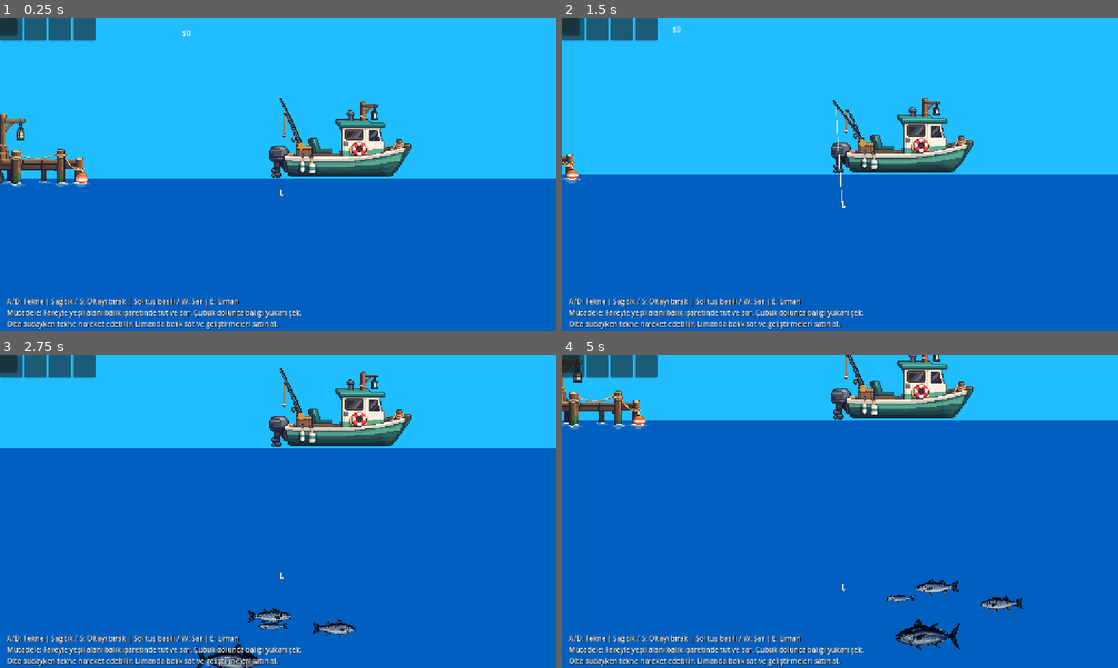
Above: before the commit, frames 1-4 (two rows, left to right).
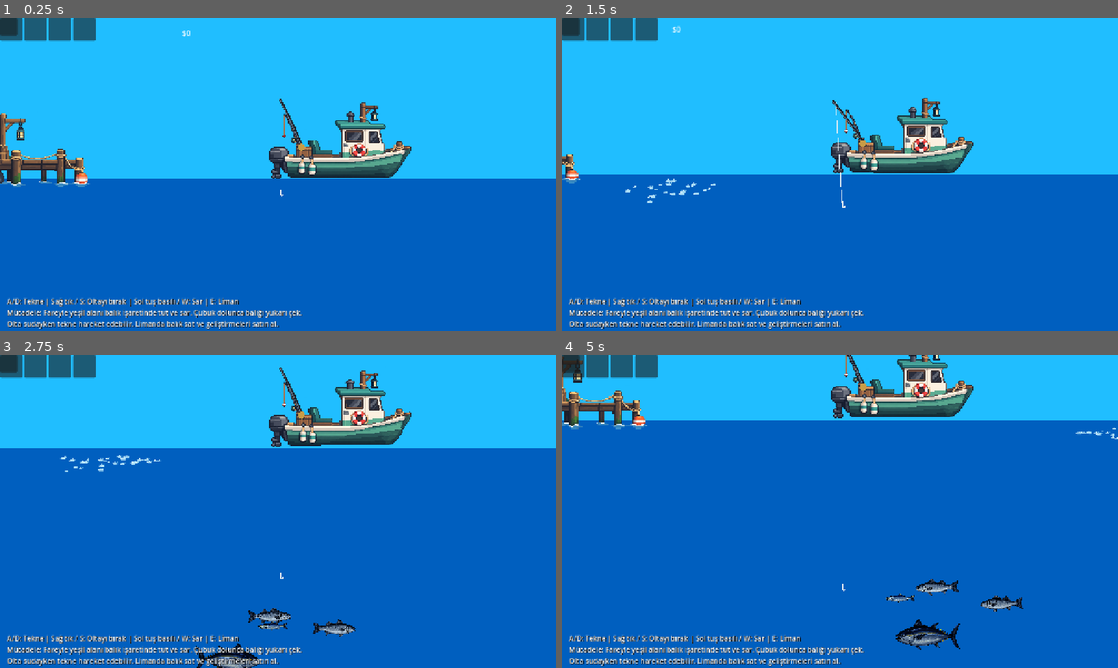
Above: after the commit, the same moments.

Repository: mirackayademir/TinyFisher
Game: Godot game, scene res://scenes/world.tscn
The game is run twice, just before and just after one commit, with the same random seed, the same clock (stepped at 60 frames per second) and the same inputs.
Inputs (mouse positions are in pixels of both pictures, inside the frame that each line leads up to):
- Up to frame 1 (0.25 s): no input
- Up to frame 2 (1.5 s): move the mouse to (962, 158) at 0.52 s; hold D (move_right) 0.53-1.28 s; tap E (dock) at 0.6, 1.35 s; click (962, 158) at 0.67 s; move the mouse to (728, 190) at 1.27 s; hold S from 1.28 s (still down)
- Up to frame 3 (2.75 s): move the mouse to (333, 442) at 2.02 s; release S at 2.03 s; hold D (move_right) from 2.03 s (still down); tap E (dock) at 2.1 s
- Up to frame 4 (5 s): move the mouse to (812, 574) at 2.77 s; release D (move_right) at 2.78 s; hold W 2.78-3.53 s; tap E (dock) at 2.85, 3.6, 4.35 s; click (812, 574) at 2.92 s; move the mouse to (1006, 558) at 3.52 s; hold A (move_left) from 3.53 s (still down); move the mouse to (673, 464) at 4.27 s

The runs differ from the first frame. In frame 1, 1.6% of the frame differs, in the area x 48-74%, y 25-52%; in frame 2, 0.6%; in frame 3, 1.4%; in frame 4, 1.6%, in the area x 48-100%, y 0-27%.

Commit message:
Add boat wave bobbing, wake behavior and harbor movement limit

Diff:
--- a/scenes/boat.gd
+++ b/scenes/boat.gd
@@ -2,6 +2,7 @@
 
 @export var speed: float = 220.0
 @export var speed_per_level: float = 35.0
+@export var min_world_x: float = -145.0
 
 @export var rod_rest_rotation: float = 0.0
 @export var rod_reel_rotation: float = -0.16
@@ -11,10 +12,21 @@
 var can_move: bool = true
 var _cast_animating: bool = false
 var _rod_tween: Tween
+var _sea_time: float = 0.0
+var _boat_visual_base_position: Vector2
+var _rod_base_position: Vector2
 
 @onready var hook = $Hook
 @onready var rod_pivot: Node2D = $RodPivot
 @onready var rod_tip: Marker2D = $RodPivot/RodTip
+@onready var boat_visual: Sprite2D = $BoatVisual
+@onready var wake_particles: CPUParticles2D = $WakeParticles
+
+
+func _ready() -> void:
+	_boat_visual_base_position = boat_visual.position
+	_rod_base_position = rod_pivot.position
+	wake_particles.emitting = false
 
 
 func _physics_process(delta: float) -> void:
@@ -26,7 +38,42 @@
 		velocity.y = 0.0
 		move_and_slide()
 
+	# Limanın görselinin içine geçme. Sol sınır, yanaşma/yükseltme alanını açık bırakır.
+	if global_position.x < min_world_x:
+		global_position.x = min_world_x
+		if velocity.x < 0.0:
+			velocity.x = 0.0
+
+	_update_surface_motion(delta)
+	_update_wake()
 	_update_rod_pose(delta)
+
+
+func _update_surface_motion(delta: float) -> void:
+	_sea_time += delta
+	var bob := sin(_sea_time * 2.15) * 3.2 + sin(_sea_time * 1.12 + 0.7) * 1.4
+	var tilt := sin(_sea_time * 1.65) * 0.008
+
+	boat_visual.position = _boat_visual_base_position + Vector2(0.0, bob)
+	boat_visual.rotation = tilt
+	rod_pivot.position.y = _rod_base_position.y + bob * 0.85
+
+
+func _update_wake() -> void:
+	var moving := can_move and absf(velocity.x) > 20.0
+	wake_particles.emitting = moving
+
+	if not moving:
+		return
+
+	var movement_sign := signf(velocity.x)
+	wake_particles.direction = Vector2(-movement_sign, 0.10)
+
+	# Köpük her zaman hareket yönünün arkasından çıkar.
+	if movement_sign > 0.0:
+		wake_particles.position = Vector2(78.0, 38.0)
+	else:
+		wake_particles.position = Vector2(900.0, 38.0)
 
 
 func _update_rod_pose(delta: float) -> void:
@@ -75,6 +122,7 @@
 
 	if not enabled:
 		velocity = Vector2.ZERO
+		wake_particles.emitting = false
 
 
 func _on_hook_area_entered(area: Area2D) -> void:
